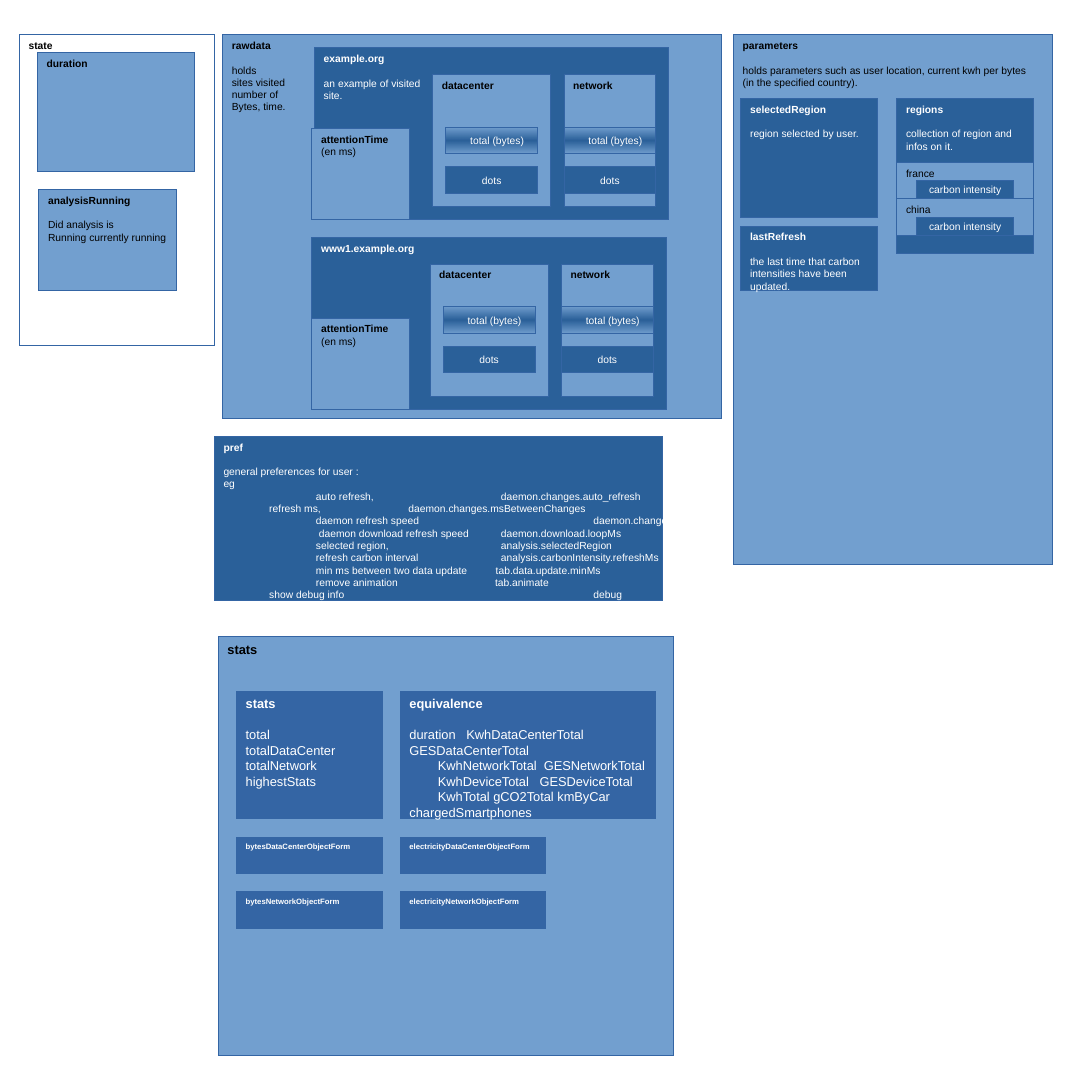
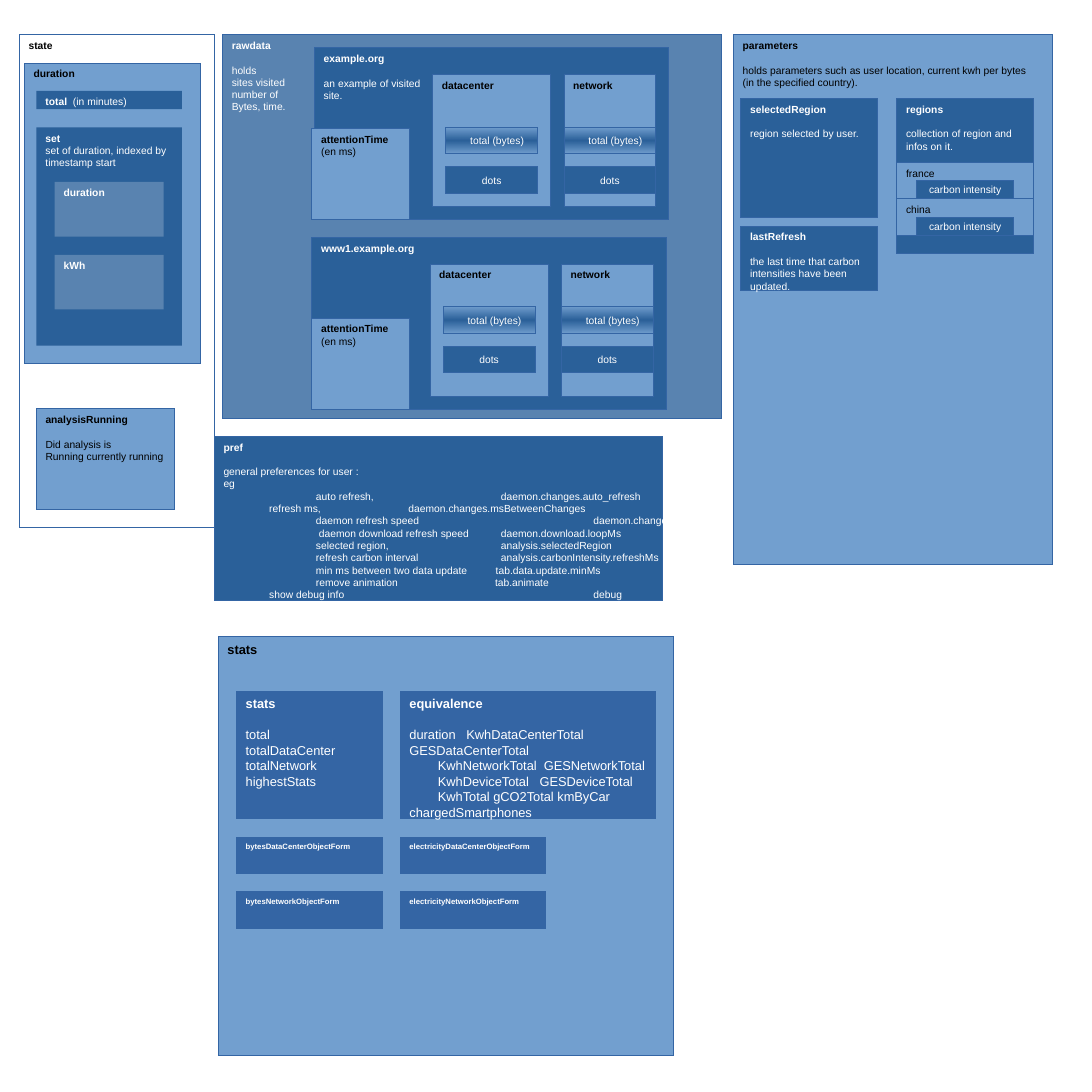
Before and after one commit to AAABBBCCCAAAA/doc, a slide deck: slide 1 of Sans nom 1.odp. Drawn at 1092x1092 pixels with LibreOffice and Linux fonts; fonts in the diff are those of the drawing. Boxes give left, top, right and bottom in pixels: in the first picture for what was removed or moved away, otherwise in the second. Text is boxed around its words. In the diff, an @@ line names an element or a change of style, - is before the commit and + after.

```diff
--- a/Sans nom 1.odp
+++ b/Sans nom 1.odp
@@ rectangle "state": place and size @@
-rectangle "state" at (19,34,215,345)
+rectangle "state" at (19,34,215,527)
@@ rectangle "rawdata holds sites visited number ..." at (223,34,721,418): text colour #000000 to #FFFFFF; fill #729FCF to #5983B0 @@
@@ rectangle "duration": place and size @@
-rectangle "duration" at (38,53,195,172)
+rectangle "duration" at (24,63,200,364)
@@ rectangle added at (36,91,181,109), fill #2A6099, 8 pt, text #FFFFFF @@
+total (in minutes)
@@ rectangle added at (36,128,181,346), fill #2A6099, 8 pt, text #FFFFFF @@
+set
+set of duration, indexed by
+timestamp start
@@ rectangle added at (55,182,164,237), fill #5983B0, 8 pt, text #FFFFFF, bold @@
+duration
@@ rectangle added at (55,255,164,310), fill #5983B0, 8 pt, text #FFFFFF, bold @@
+kWh
@@ rectangle "analysisRunning": place and size @@
-rectangle "analysisRunning" at (39,190,177,290)
+rectangle "analysisRunning" at (36,409,174,509)
```
Also in this commit, not shown: 1 other file.
